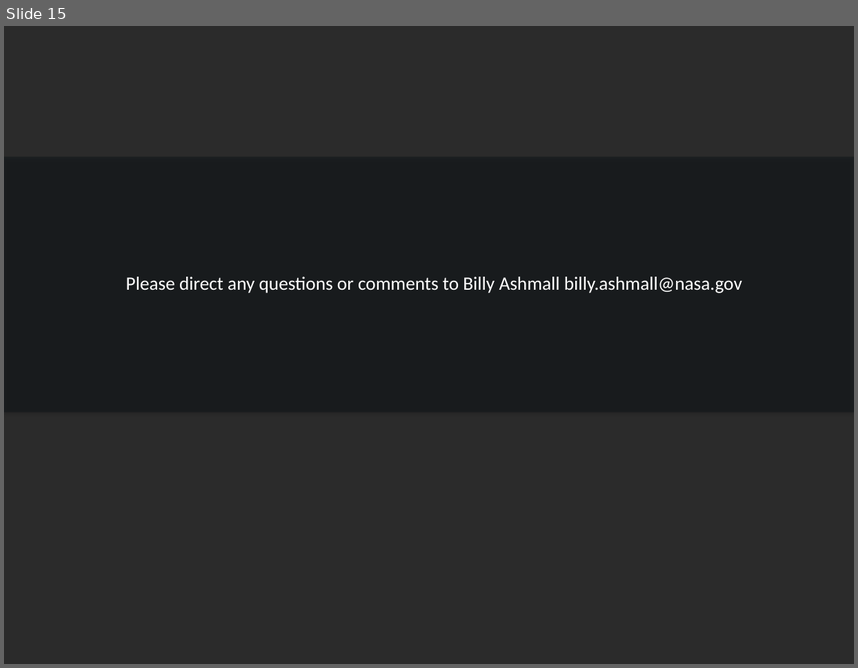
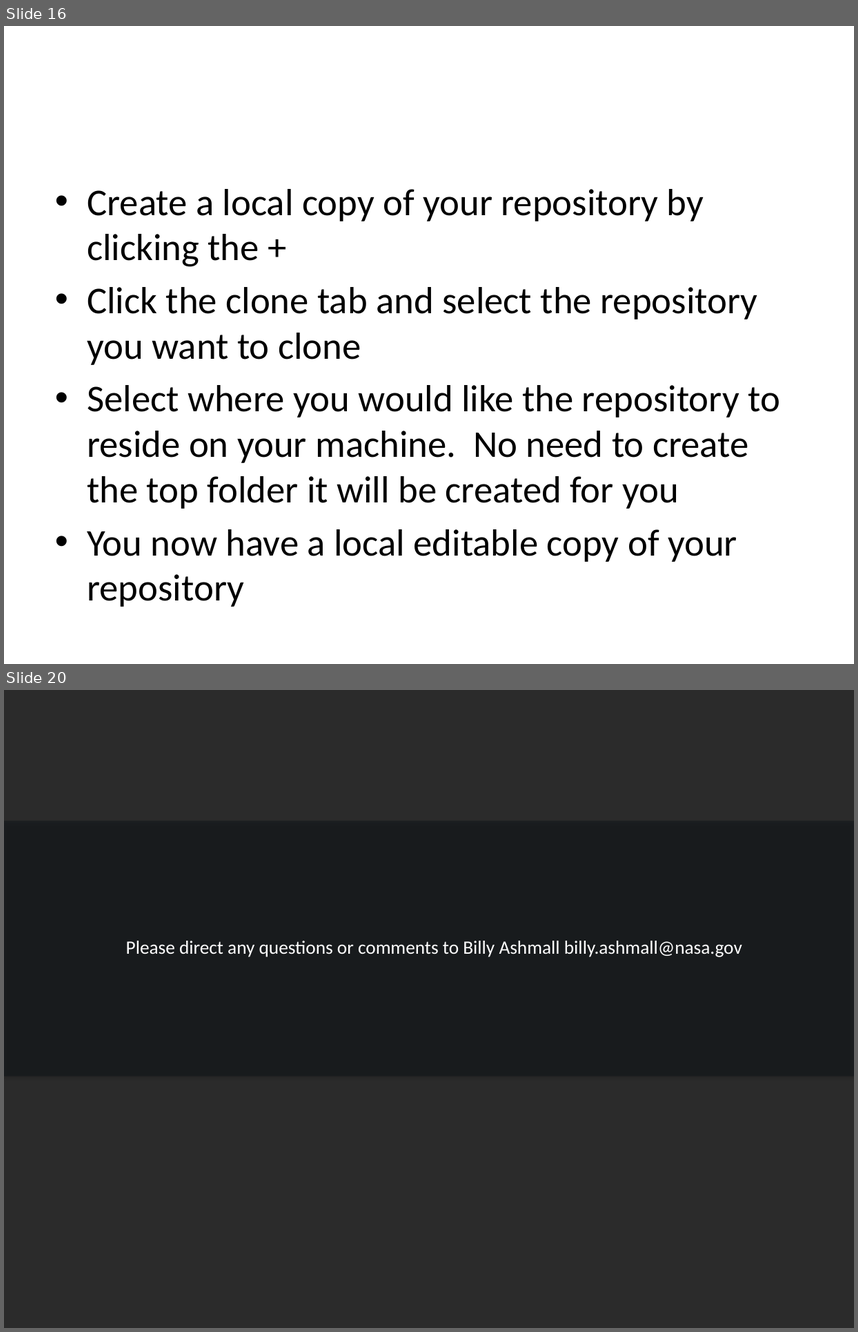
Before and after one commit to billyz313/SERVIR-Github-Demo, a slide deck: SERVIR_github.pptx. Shown one above the other, each under a label of ours: slide 15 before the commit, slides 16 and 20 after it; the slides between them are not shown. The pictures are 858x668 and 858x1332 pixels, drawn with LibreOffice and Linux fonts; fonts in the diff are those of the drawing; background and template pictures are left out; a plain dark background stands for a picture behind light text. Boxes give left, top, right and bottom in pixels: in the first picture for what was removed or moved away, otherwise in the second. Text is boxed around its words. In the diff, an @@ line names an element or a change of style, - is before the commit and + after.

```diff
--- a/SERVIR_github.pptx
+++ b/SERVIR_github.pptx
@@ slide 16 added at box(4, 26, 854, 664), background #FFFFFF @@
@@ title added at box(47, 26, 495, 117), 24 pt, text #FFFFFF @@
+Clone your repository
@@ text added at box(87, 189, 780, 606), 32 pt, text #000000 @@
+• Create a local copy of your repository by clicking the +
+• Click the clone tab and select the repository you want to clone
+• Select where you would like the repository to reside on your machine. No need to create the top folder it will be created for you
+• You now have a local editable copy of your repository
@@ what was slide 15 is now slide 20 @@
```
Also in this commit, not shown: 4 other slides added.
